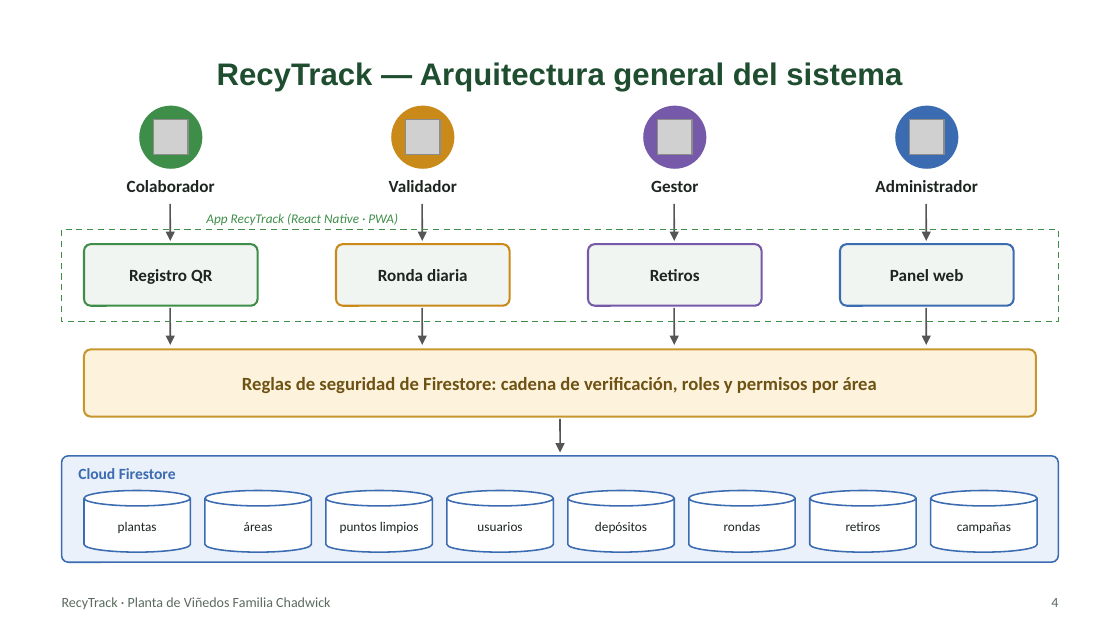
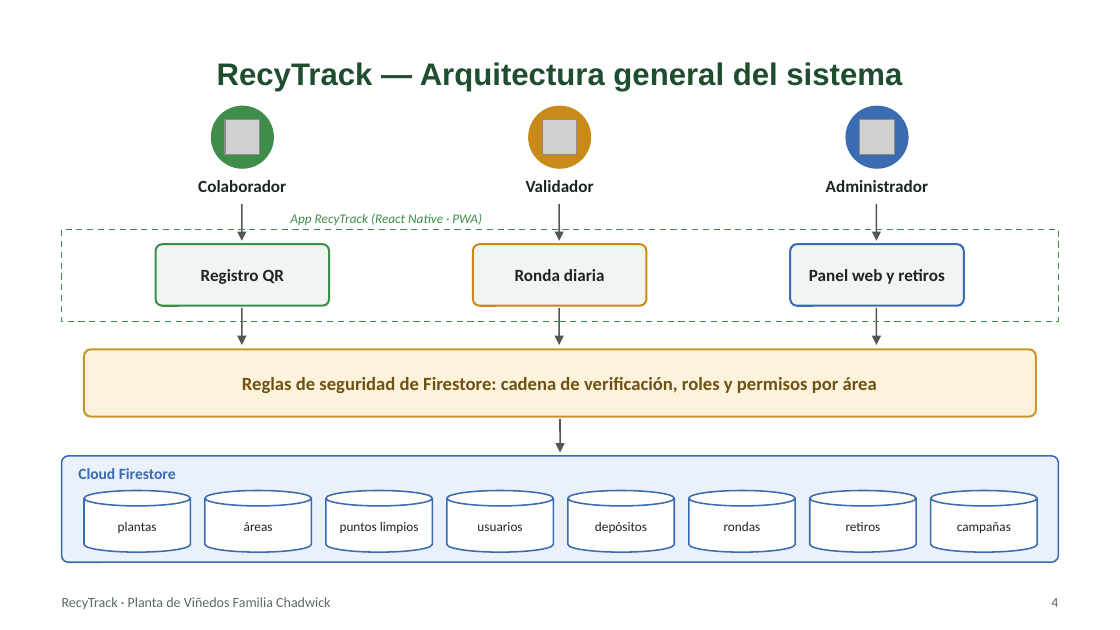
Before and after one commit to AlvaroAjg/Capstone-Ecotrack, a slide deck: slide 4 of Fase 1/Evidencias Grupales/Presentación Proyecto.pptx. Drawn at 1120x630 pixels with LibreOffice and Linux fonts; fonts in the diff are those of the drawing; grey boxes stand for pictures. Boxes give left, top, right and bottom in pixels: in the first picture for what was removed or moved away, otherwise in the second. Text is boxed around its words. In the diff, an @@ line names an element or a change of style, - is before the commit and + after.

```diff
--- a/Fase 1/Evidencias Grupales/Presentación Proyecto.pptx
+++ b/Fase 1/Evidencias Grupales/Presentación Proyecto.pptx
@@ ellipse removed at box(644, 106, 706, 168) @@
@@ picture removed at box(657, 120, 692, 155) @@
@@ text "App RecyTrack (React Native · ...": place and size @@
-text "App RecyTrack (React Native · ..." at box(206, 213, 398, 225)
+text "App RecyTrack (React Native · ..." at box(290, 213, 482, 225)
@@ text removed at box(651, 180, 698, 192) @@
-Gestor
@@ arrow removed from (674, 204) to (674, 241) @@
@@ rounded rectangle removed at box(588, 244, 762, 306) @@
@@ text removed at box(650, 269, 700, 281) @@
-Retiros
@@ 2 arrows, 1 picture, 1 text, 1 ellipse, 1 rounded rectangle: place and size @@
-2 arrows, 1 picture, 1 text, 1 ellipse, 1 rounded rectangle at box(840, 106, 1014, 345)
+2 arrows, 1 picture, 1 text, 1 ellipse, 1 rounded rectangle at box(791, 106, 964, 345)
@@ text at box(809, 269, 944, 284): text changed @@
-Panel web
+Panel web y retiros
@@ 2 texts, 2 arrows, 1 picture, 1 ellipse, 1 rounded rectangle: place and size @@
-2 texts, 2 arrows, 1 picture, 1 ellipse, 1 rounded rectangle at box(84, 106, 258, 345)
+2 texts, 2 arrows, 1 picture, 1 ellipse, 1 rounded rectangle at box(156, 106, 329, 345)
@@ 2 texts, 2 arrows, 1 picture, 1 ellipse, 1 rounded rectangle: place and size @@
-2 texts, 2 arrows, 1 picture, 1 ellipse, 1 rounded rectangle at box(336, 106, 510, 345)
+2 texts, 2 arrows, 1 picture, 1 ellipse, 1 rounded rectangle at box(473, 106, 646, 345)
@@ arrow removed from (674, 308) to (674, 345) @@
```
Also in this commit, not shown: 3 other slides changed, 1 other file.
